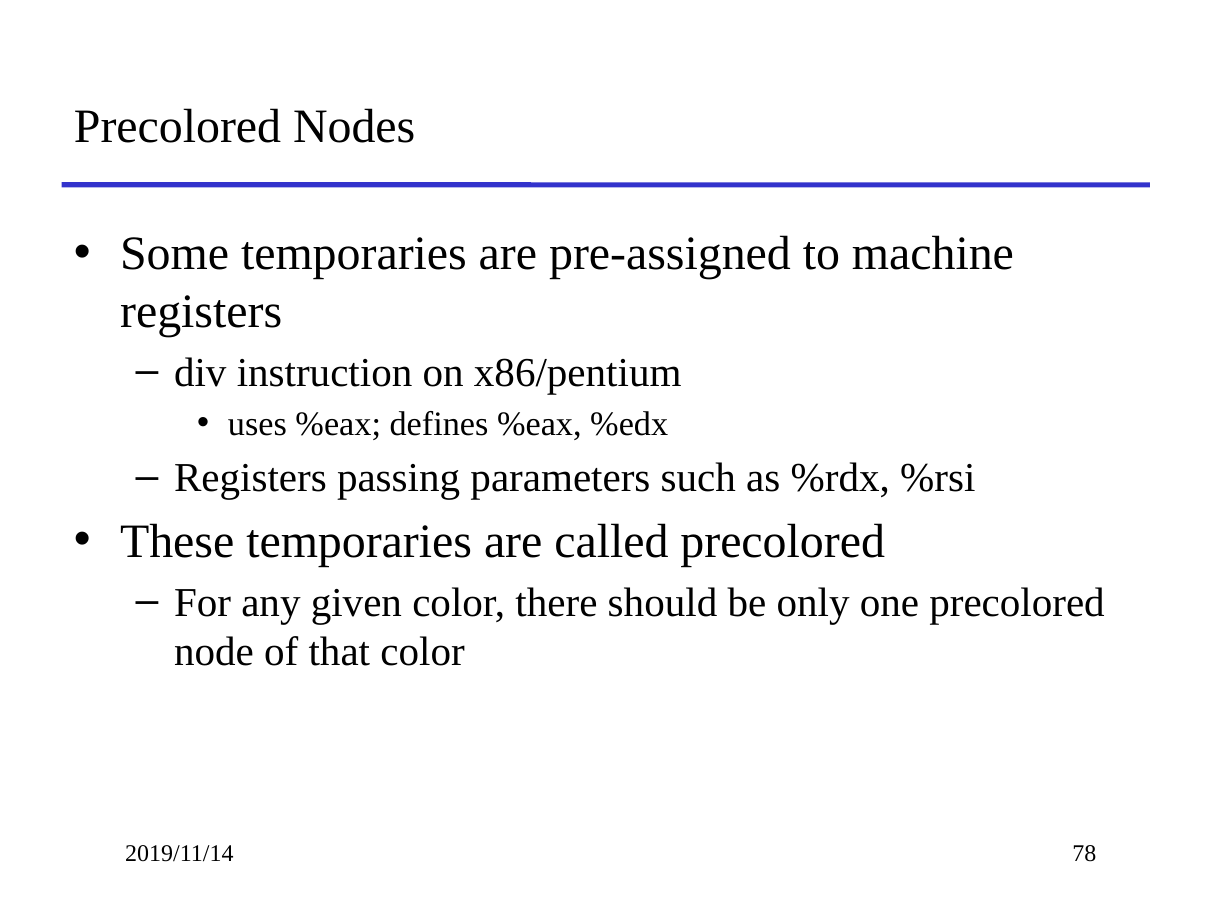
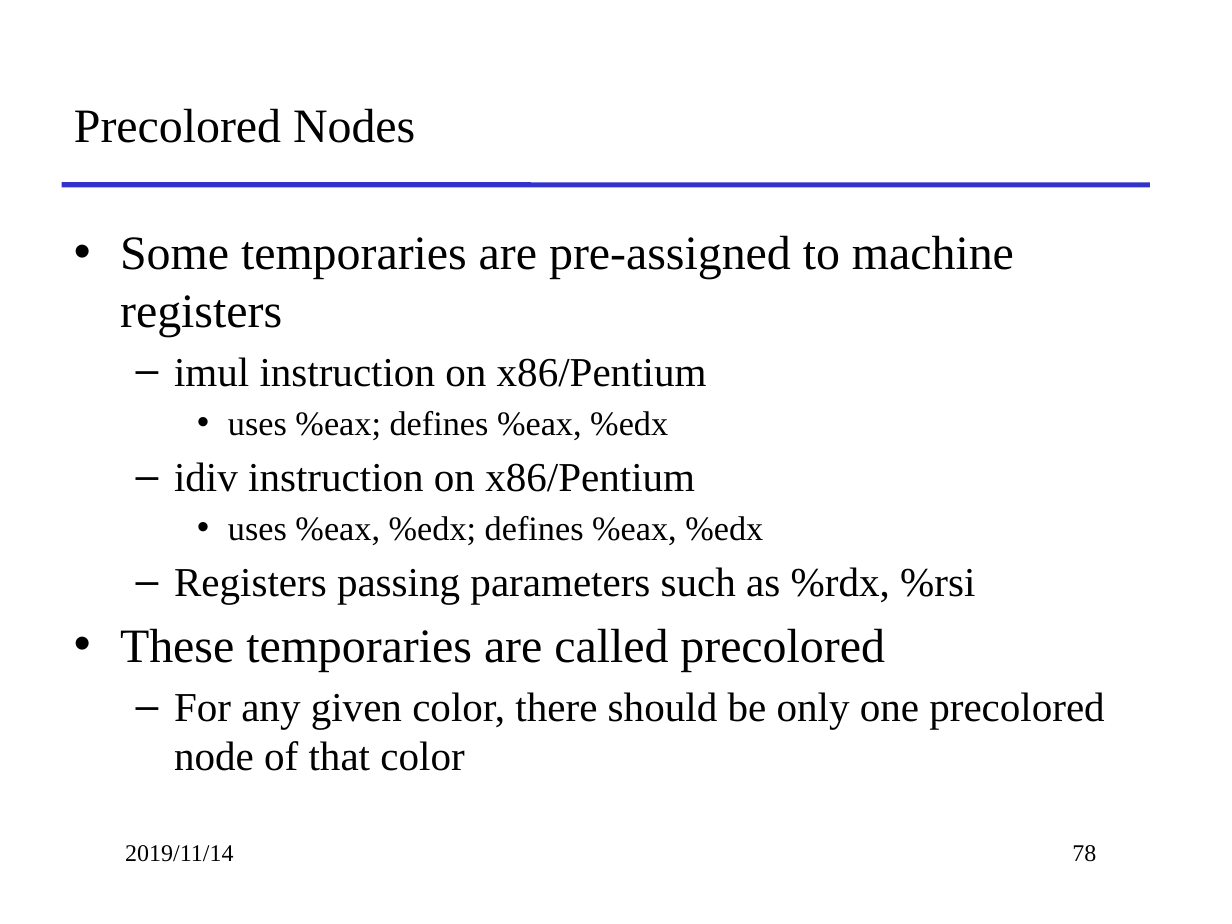
Before and after one commit to yepengpeng-1/2019-2020-autumn-semester, a slide deck: slide 78 of SE-302/slides/18.pptx. Drawn at 1232x924 pixels with LibreOffice and Linux fonts; fonts in the diff are those of the drawing. Boxes give left, top, right and bottom in pixels: in the first picture for what was removed or moved away, otherwise in the second. Text is boxed around its words. In the diff, an @@ line names an element or a change of style, - is before the commit and + after.

```diff
--- a/SE-302/slides/18.pptx
+++ b/SE-302/slides/18.pptx
@@ text at (174, 357, 707, 387): text changed @@
-  – div instruction on x86/pentium
+  – imul instruction on x86/Pentium
@@ text at (174, 462, 763, 545): paragraphs added @@
+  – idiv instruction on x86/Pentium
+    • uses %eax, %edx; defines %eax, %edx
```
Also in this commit, not shown: 7 other files.
